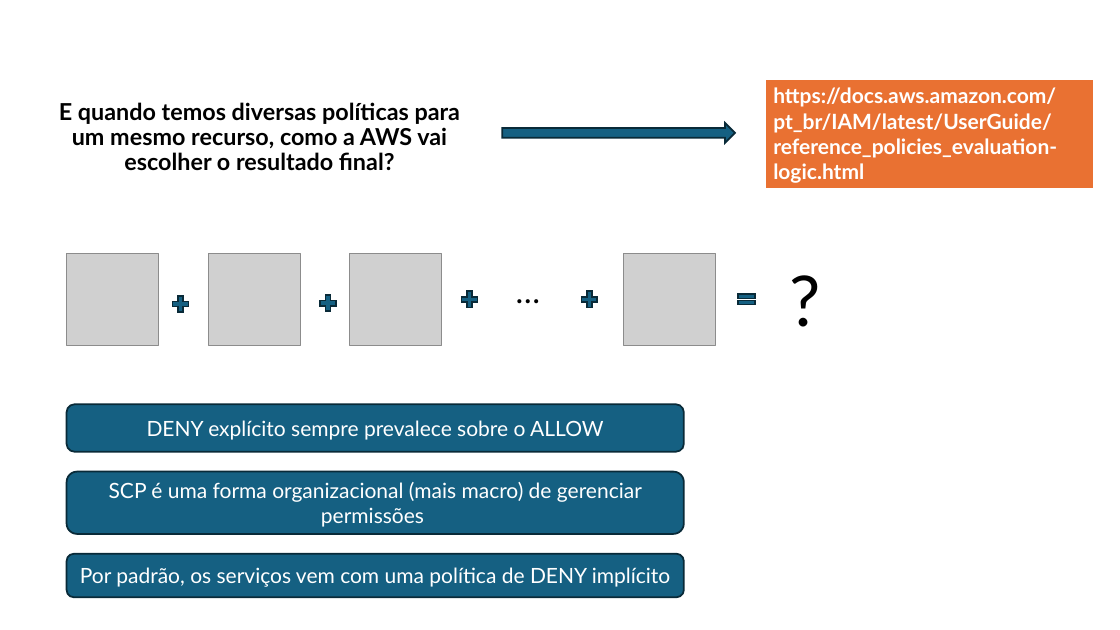
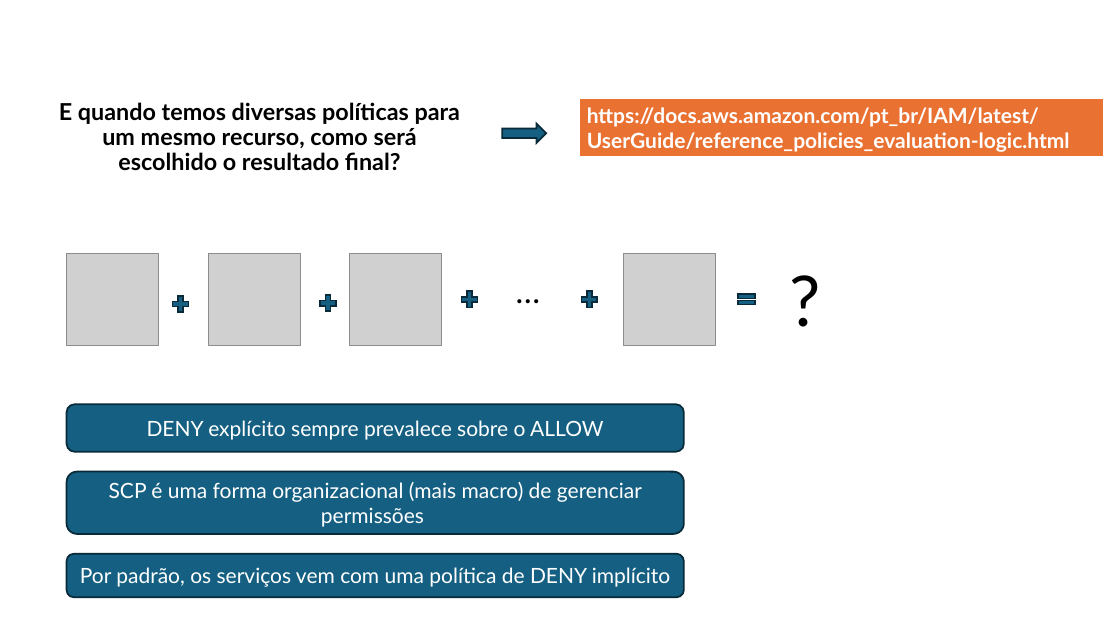
Before and after one commit to marcelomamorim/preparation-solutions-architect-associate, a slide deck: slide 11 of assets/slides/Semana2.pptx (slide 13 before the commit). Drawn at 1120x630 pixels with LibreOffice and Linux fonts; fonts in the diff are those of the drawing; grey boxes stand for pictures. Boxes give left, top, right and bottom in pixels: in the first picture for what was removed or moved away, otherwise in the second. Text is boxed around its words. In the diff, an @@ line names an element or a change of style, - is before the commit and + after.

```diff
--- a/assets/slides/Semana2.pptx
+++ b/assets/slides/Semana2.pptx
@@ title at bbox=[59, 102, 461, 171]: text changed @@
-E quando temos diversas políticas para um mesmo recurso, como a AWS vai escolher o resultado final?
+E quando temos diversas políticas para um mesmo recurso, como será escolhido o resultado final?
@@ rectangle "https://docs.aws.amazon.com/pt_br/IAM/latest/UserGuide/refer ...": place and size @@
-rectangle "https://docs.aws.amazon.com/pt_br/IAM/latest/UserGuide/refer ..." at bbox=[765, 79, 1095, 189]
+rectangle "https://docs.aws.amazon.com/pt_br/IAM/latest/UserGuide/refer ..." at bbox=[579, 98, 1105, 158]
@@ right arrow: place and size @@
-right arrow at bbox=[502, 123, 735, 143]
+right arrow at bbox=[502, 124, 546, 143]
```
Also in this commit, not shown: 8 other slides changed, 4 slides removed, 19 other files.
